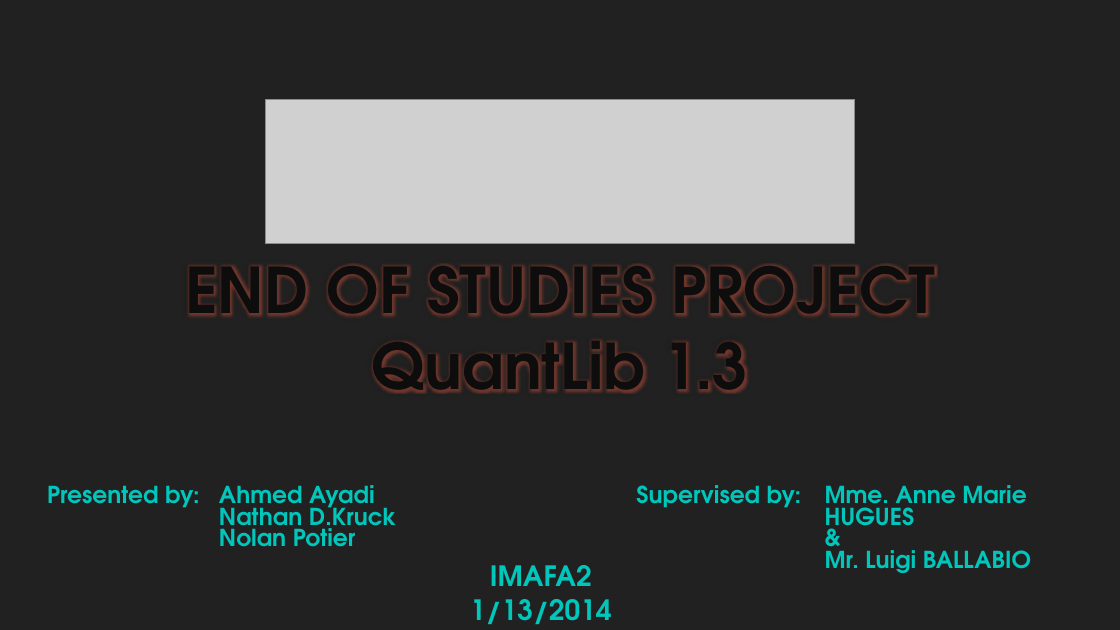
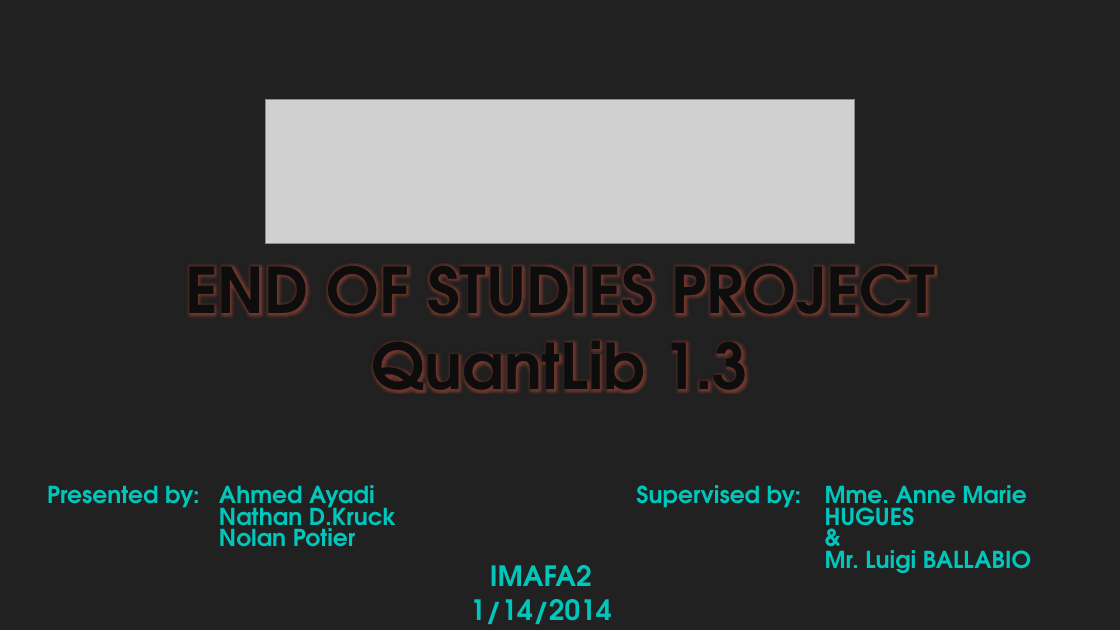
Before and after one commit to Ayadi07/Quantlib, a slide deck: slide 1 of report and presentation/QuantLib1.3 16-01-2014.pptx. Drawn at 1120x630 pixels with LibreOffice and Linux fonts; fonts in the diff are those of the drawing; grey boxes stand for pictures; background and template pictures are left out. Boxes give left, top, right and bottom in pixels: in the first picture for what was removed or moved away, otherwise in the second. Text is boxed around its words. In the diff, an @@ line names an element or a change of style, - is before the commit and + after.

```diff
--- a/report and presentation/QuantLib1.3 16-01-2014.pptx
+++ b/report and presentation/QuantLib1.3 16-01-2014.pptx
@@ text at [470, 599, 612, 624]: text changed @@
-1/13/2014
+1/14/2014
```
Also in this commit, not shown: 2 other slides changed.
